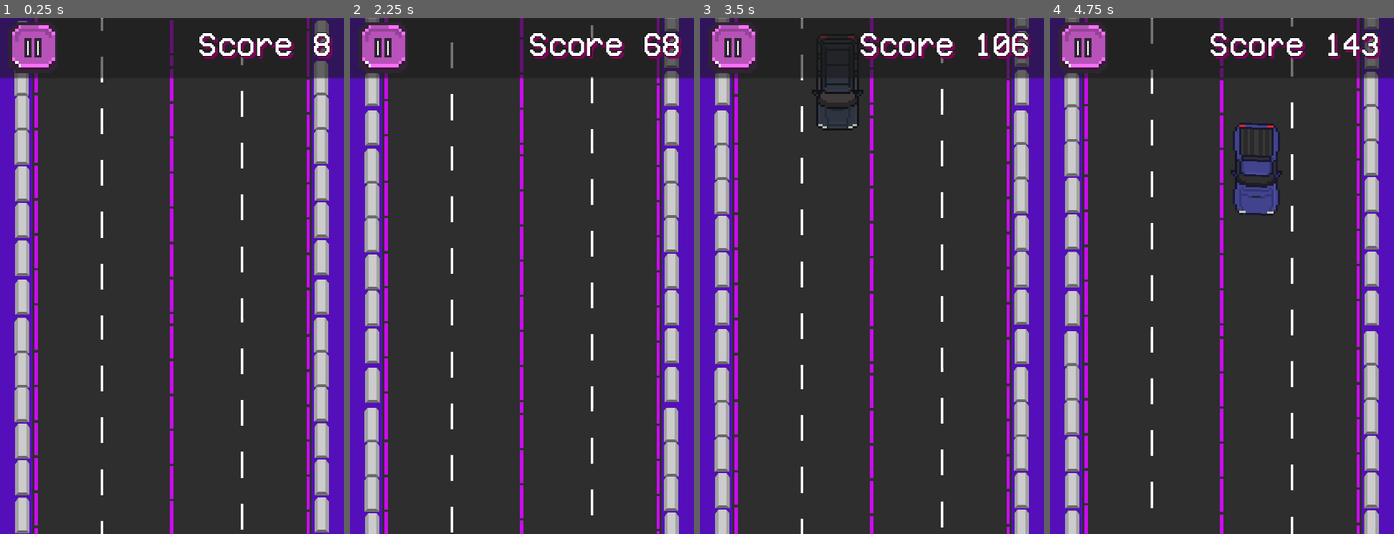
Above: before the commit, frames 1-4 (left to right).
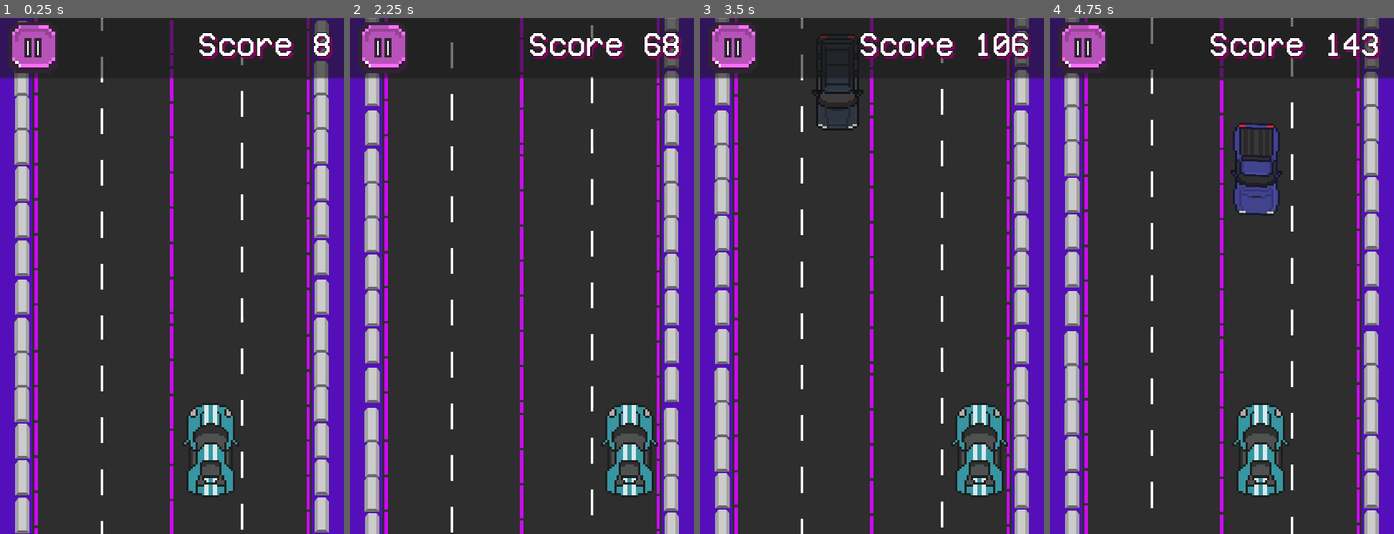
Above: after the commit, the same moments.

Repository: Maxsonin/Race-Game-for-Hackathon
Game: Godot game, scene res://scene/main/main.tscn
The game is run twice, just before and just after one commit, with the same random seed, the same clock (stepped at 60 frames per second) and the same inputs. This scene is started directly instead of the project's main scene.
Inputs:
- Up to frame 1 (0.25 s): no input
- Up to frame 2 (2.25 s): hold D (MoveRight) 0.53-1.28 s; hold A (MoveLeft) 1.28-2.03 s; hold D (MoveRight) from 2.03 s (still down)
- Up to frame 3 (3.5 s): keep holding D (MoveRight)
- Up to frame 4 (4.75 s): release D (MoveRight) at 3.53 s; hold A (MoveLeft) from 3.53 s (still down)

The runs differ from the first frame. In frame 1, 1.5% of the frame differs, in the area x 53-69%, y 75-93%; in frame 2, 1.5%, in the area x 73-90%, y 75-93%; in frame 3, 1.5%; in frame 4, 1.5%.

Commit message:
npc_cars folder, car bug fix, remove points after exiting garage

Diff:
--- a/Global/global_vars.gd
+++ b/Global/global_vars.gd
@@ -3,7 +3,7 @@
 var Maxscore=0
 var save
 var speed=80.0
-var car_img=load("res://imgs/cars/car3.png")
+var car_img=load("res://imgs/cars/aquaCar.png")
 # Called when the node enters the scene tree for the first time.
 func _ready():
 	pass # Replace with function body.
--- a/obstacles/car_obstacle.tscn
+++ b/obstacles/car_obstacle.tscn
@@ -1,7 +1,7 @@
 [gd_scene load_steps=5 format=3 uid="uid://c7ecwvcki3wrx"]
 
 [ext_resource type="PackedScene" uid="uid://cfeb1uffw13xb" path="res://obstacles/obstacle_base.tscn" id="1_djyy2"]
-[ext_resource type="Texture2D" uid="uid://cwhbylp7k1rs5" path="res://imgs/cars/car2.png" id="2_p8c6r"]
+[ext_resource type="Texture2D" uid="uid://cwhbylp7k1rs5" path="res://imgs/cars/npc_cars/car2.png" id="2_p8c6r"]
 [ext_resource type="Script" path="res://components/move_component.gd" id="3_tt7yh"]
 
 [sub_resource type="CapsuleShape2D" id="CapsuleShape2D_y4cwl"]
--- a/obstacles/jeep_obstacle.tscn
+++ b/obstacles/jeep_obstacle.tscn
@@ -1,7 +1,7 @@
 [gd_scene load_steps=5 format=3 uid="uid://dgno155cekcsn"]
 
 [ext_resource type="PackedScene" uid="uid://cfeb1uffw13xb" path="res://obstacles/obstacle_base.tscn" id="1_wt27l"]
-[ext_resource type="Texture2D" uid="uid://c65p6e6kvelo" path="res://imgs/cars/jeep.png" id="2_56y3j"]
+[ext_resource type="Texture2D" uid="uid://c65p6e6kvelo" path="res://imgs/cars/npc_cars/jeep.png" id="2_d8ejb"]
 [ext_resource type="Script" path="res://components/move_component.gd" id="3_pdv3c"]
 
 [sub_resource type="CapsuleShape2D" id="CapsuleShape2D_4iuf2"]
@@ -12,7 +12,7 @@
 
 [node name="Sprite2D" parent="." index="0"]
 rotation = 3.14159
-texture = ExtResource("2_56y3j")
+texture = ExtResource("2_d8ejb")
 
 [node name="CollisionShape2D" parent="Area2D" index="0"]
 shape = SubResource("CapsuleShape2D_4iuf2")
--- a/obstacles/pickup_obstacle.tscn
+++ b/obstacles/pickup_obstacle.tscn
@@ -1,7 +1,7 @@
 [gd_scene load_steps=5 format=3 uid="uid://dtm80afglyh1o"]
 
 [ext_resource type="PackedScene" uid="uid://cfeb1uffw13xb" path="res://obstacles/obstacle_base.tscn" id="1_yaks7"]
-[ext_resource type="Texture2D" uid="uid://7ylvoc180a0e" path="res://imgs/cars/pickup.png" id="2_p3ev0"]
+[ext_resource type="Texture2D" uid="uid://7ylvoc180a0e" path="res://imgs/cars/npc_cars/pickup.png" id="2_vlqwv"]
 [ext_resource type="Script" path="res://components/move_component.gd" id="3_djmh2"]
 
 [sub_resource type="CapsuleShape2D" id="CapsuleShape2D_ngeas"]
@@ -12,7 +12,7 @@
 
 [node name="Sprite2D" parent="." index="0"]
 rotation = -3.14159
-texture = ExtResource("2_p3ev0")
+texture = ExtResource("2_vlqwv")
 
 [node name="CollisionShape2D" parent="Area2D" index="0"]
 shape = SubResource("CapsuleShape2D_ngeas")
--- a/obstacles/semi_obstacle.tscn
+++ b/obstacles/semi_obstacle.tscn
@@ -1,7 +1,7 @@
 [gd_scene load_steps=5 format=3 uid="uid://d3wry2bn7m8hg"]
 
 [ext_resource type="PackedScene" uid="uid://cfeb1uffw13xb" path="res://obstacles/obstacle_base.tscn" id="1_mfi1p"]
-[ext_resource type="Texture2D" uid="uid://vivutb3jbiu3" path="res://imgs/cars/semi.png" id="2_2ukq7"]
+[ext_resource type="Texture2D" uid="uid://vivutb3jbiu3" path="res://imgs/cars/npc_cars/semi.png" id="2_tc7g0"]
 [ext_resource type="Script" path="res://components/move_component.gd" id="3_jrgc6"]
 
 [sub_resource type="CapsuleShape2D" id="CapsuleShape2D_qifaa"]
@@ -12,7 +12,7 @@
 
 [node name="Sprite2D" parent="." index="0"]
 rotation = 3.14159
-texture = ExtResource("2_2ukq7")
+texture = ExtResource("2_tc7g0")
 
 [node name="CollisionShape2D" parent="Area2D" index="0"]
 shape = SubResource("CapsuleShape2D_qifaa")
--- a/obstacles/taxi_obstacle.tscn
+++ b/obstacles/taxi_obstacle.tscn
@@ -1,7 +1,7 @@
 [gd_scene load_steps=5 format=3 uid="uid://2jyadqptkkfp"]
 
 [ext_resource type="PackedScene" uid="uid://cfeb1uffw13xb" path="res://obstacles/obstacle_base.tscn" id="1_h80u7"]
-[ext_resource type="Texture2D" uid="uid://ds85ng3104rl4" path="res://imgs/cars/taxi.png" id="2_j7gi1"]
+[ext_resource type="Texture2D" uid="uid://ds85ng3104rl4" path="res://imgs/cars/npc_cars/taxi.png" id="2_j7gi1"]
 [ext_resource type="Script" path="res://components/move_component.gd" id="3_6sgay"]
 
 [sub_resource type="CapsuleShape2D" id="CapsuleShape2D_1y261"]
--- a/scene/mainMenu/Controls.gd
+++ b/scene/mainMenu/Controls.gd
@@ -18,6 +18,7 @@
 
 
 func _on_scene_trasition_transitioned() -> void:
+	Global.point = 0
 	if changing_to_store:
 		get_tree().change_scene_to_file("res://scene/garage/garage.tscn")
 	else:
Renamed: imgs/cars/car2.png -> imgs/cars/npc_cars/car2.png
Not shown, changed: imgs/cars/npc_cars/car2.png.import
Renamed: imgs/cars/jeep.png -> imgs/cars/npc_cars/jeep.png
Not shown, changed: imgs/cars/npc_cars/jeep.png.import
Renamed: imgs/cars/pickup.png -> imgs/cars/npc_cars/pickup.png
Not shown, changed: imgs/cars/npc_cars/pickup.png.import
Renamed: imgs/cars/semi.png -> imgs/cars/npc_cars/semi.png
Not shown, changed: imgs/cars/npc_cars/semi.png.import
Renamed: imgs/cars/taxi.png -> imgs/cars/npc_cars/taxi.png
Not shown, changed: imgs/cars/npc_cars/taxi.png.import
